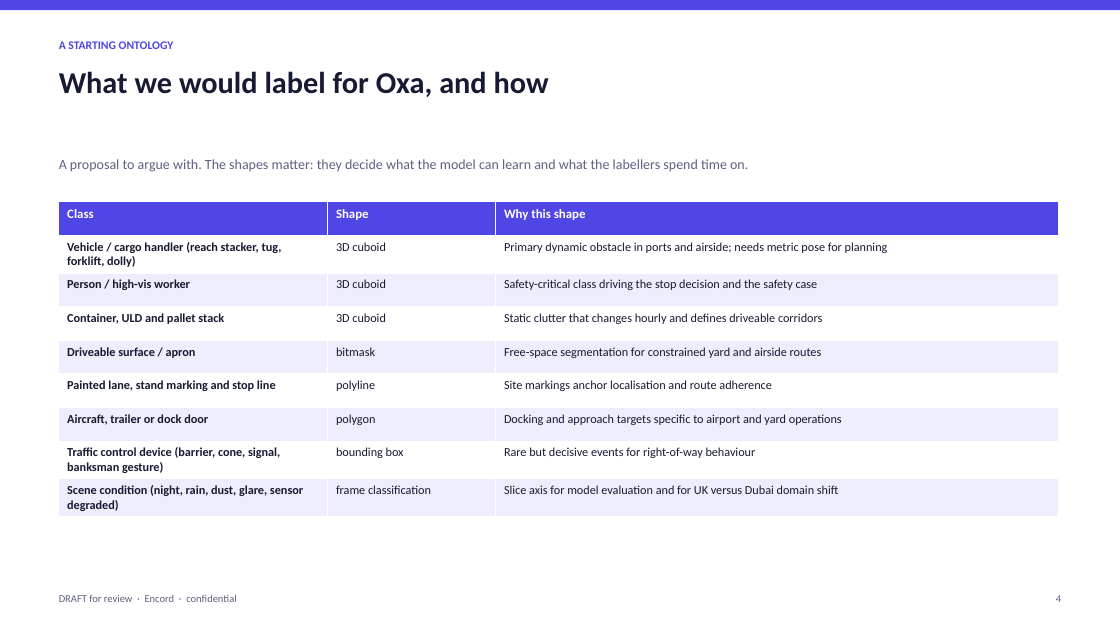
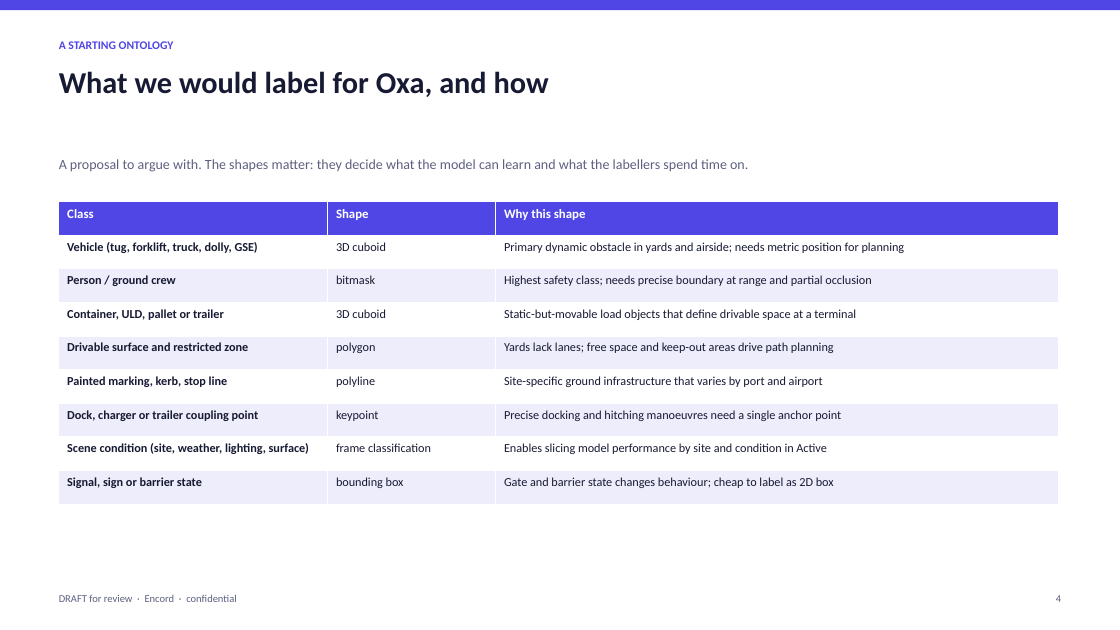
Before and after one commit to qaisak/signal-desk, a slide deck: slide 4 of docs/briefs/oxa.pptx. Drawn at 1120x630 pixels with LibreOffice and Linux fonts; fonts in the diff are those of the drawing. Boxes give left, top, right and bottom in pixels: in the first picture for what was removed or moved away, otherwise in the second. Text is boxed around its words. In the diff, an @@ line names an element or a change of style, - is before the commit and + after.

```diff
--- a/docs/briefs/oxa.pptx
+++ b/docs/briefs/oxa.pptx
@@ table at (x1=59, y1=202, x2=1059, y2=504) @@
-row 2, column 1: Vehicle / cargo handler (reach stacker, tug, forklift, dolly)
+row 2, column 1: Vehicle (tug, forklift, truck, dolly, GSE)
-row 2, column 3: Primary dynamic obstacle in ports and airside; needs metric pose for planning
+row 2, column 3: Primary dynamic obstacle in yards and airside; needs metric position for planning
-row 3: Person / high-vis worker | 3D cuboid | Safety-critical class driving the stop decision and the safety case
+row 3: Person / ground crew | bitmask | Highest safety class; needs precise boundary at range and partial occlusion
-row 4, column 1: Container, ULD and pallet stack
+row 4, column 1: Container, ULD, pallet or trailer
-row 4, column 3: Static clutter that changes hourly and defines driveable corridors
+row 4, column 3: Static-but-movable load objects that define drivable space at a terminal
-row 5: Driveable surface / apron | bitmask | Free-space segmentation for constrained yard and airside routes
+row 5: Drivable surface and restricted zone | polygon | Yards lack lanes; free space and keep-out areas drive path planning
-row 6, column 1: Painted lane, stand marking and stop line
+row 6, column 1: Painted marking, kerb, stop line
-row 6, column 3: Site markings anchor localisation and route adherence
+row 6, column 3: Site-specific ground infrastructure that varies by port and airport
-row 7: Aircraft, trailer or dock door | polygon | Docking and approach targets specific to airport and yard operations
+row 7: Dock, charger or trailer coupling point | keypoint | Precise docking and hitching manoeuvres need a single anchor point
-row 8: Traffic control device (barrier, cone, signal, banksman gesture) | bounding box | Rare but decisive events for right-of-way behaviour
+row 8: Scene condition (site, weather, lighting, surface) | frame classification | Enables slicing model performance by site and condition in Active
-row 9: Scene condition (night, rain, dust, glare, sensor degraded) | frame classification | Slice axis for model evaluation and for UK versus Dubai domain shift
+row 9: Signal, sign or barrier state | bounding box | Gate and barrier state changes behaviour; cheap to label as 2D box
```
Also in this commit, not shown: 6 other slides changed, 9 other files.
